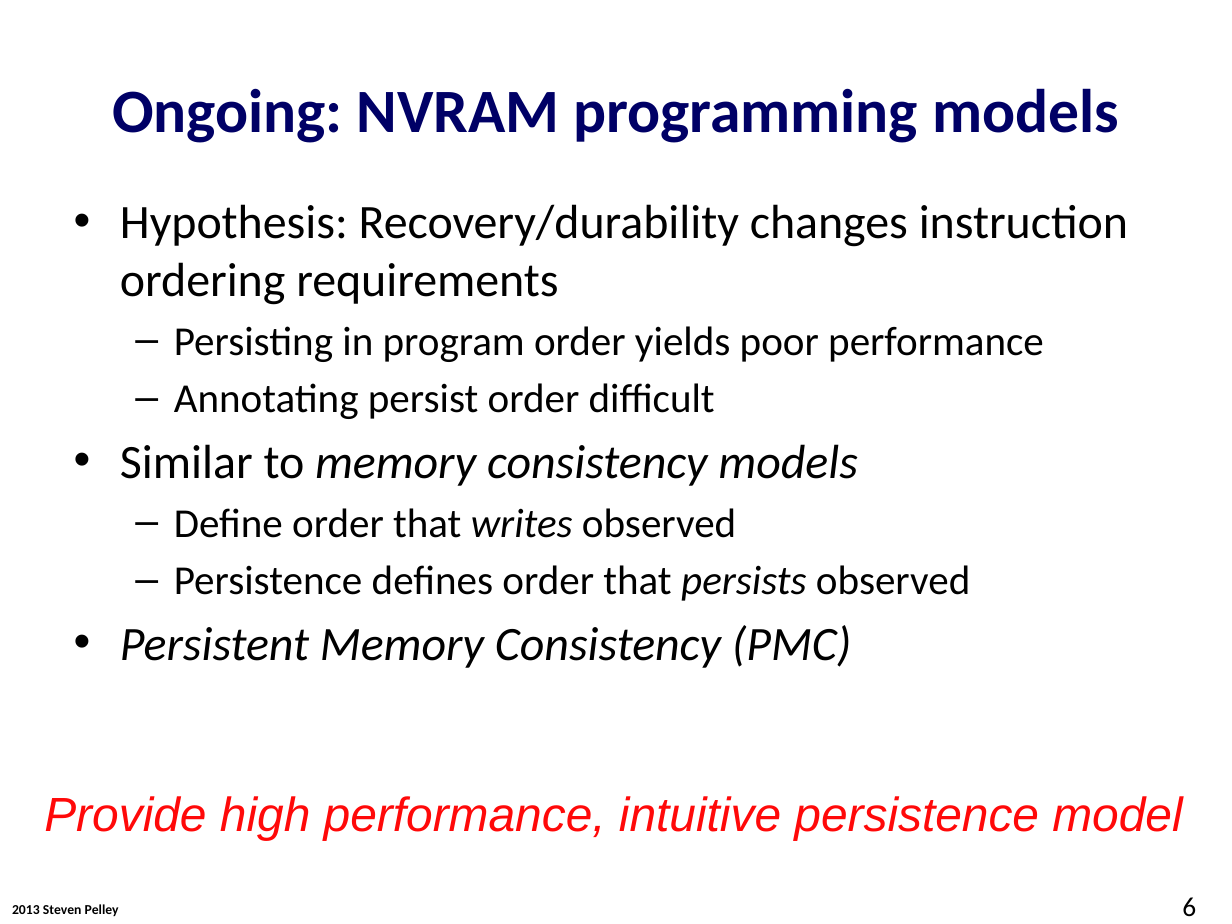
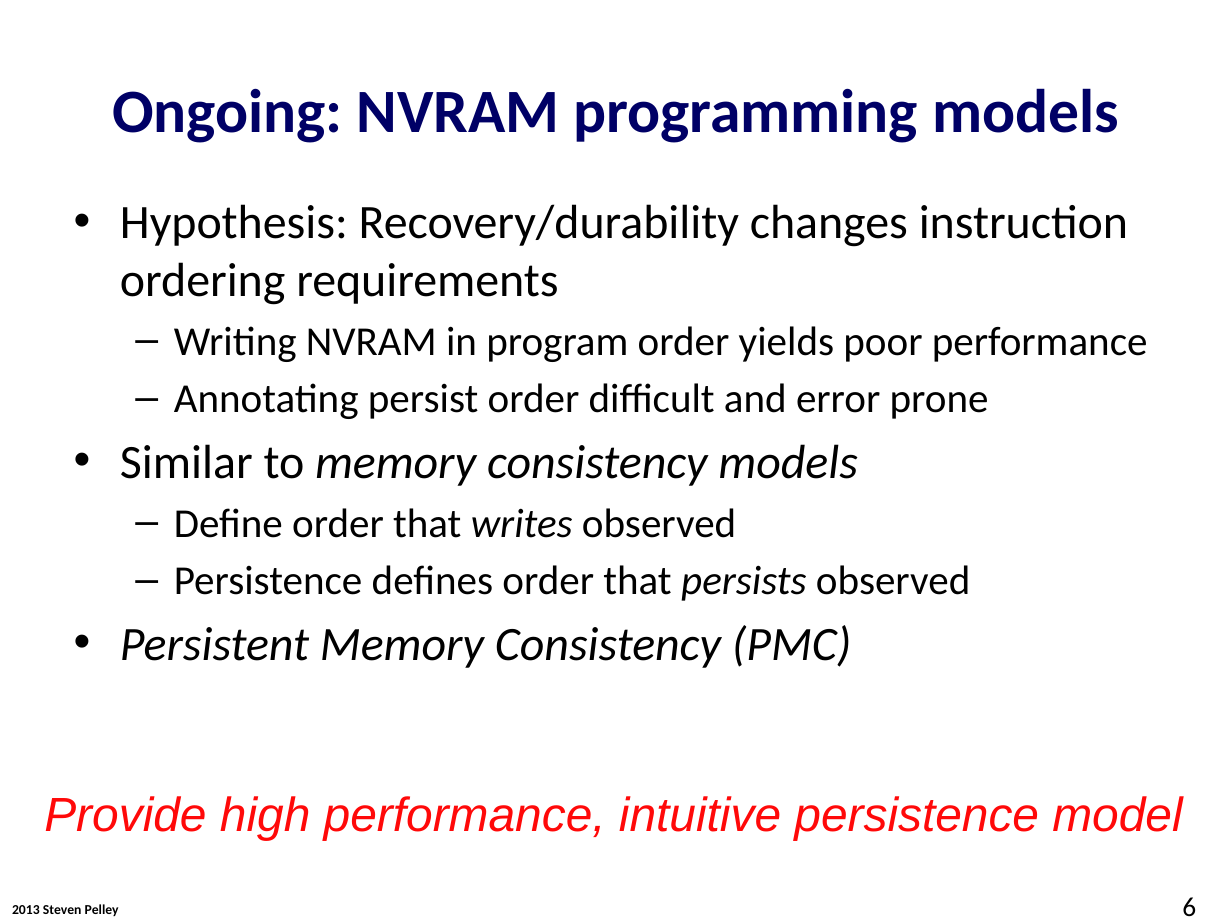
Before and after one commit to Abulila/dissertation, a slide deck: slide 6 of proposal/proposal.pptx. Drawn at 1232x924 pixels with LibreOffice and Linux fonts; fonts in the diff are those of the drawing; background and template pictures are left out. Boxes give left, top, right and bottom in pixels: in the first picture for what was removed or moved away, otherwise in the second. Text is boxed around its words. In the diff, an @@ line names an element or a change of style, - is before the commit and + after.

```diff
--- a/proposal/proposal.pptx
+++ b/proposal/proposal.pptx
@@ text at (x1=174, y1=326, x2=1148, y2=419): text changed @@
-  – Persisting in program order yields poor performance
-  – Annotating persist order difficult
+  – Writing NVRAM in program order yields poor performance
+  – Annotating persist order difficult and error prone
```
Also in this commit, not shown: 8 other slides changed.
